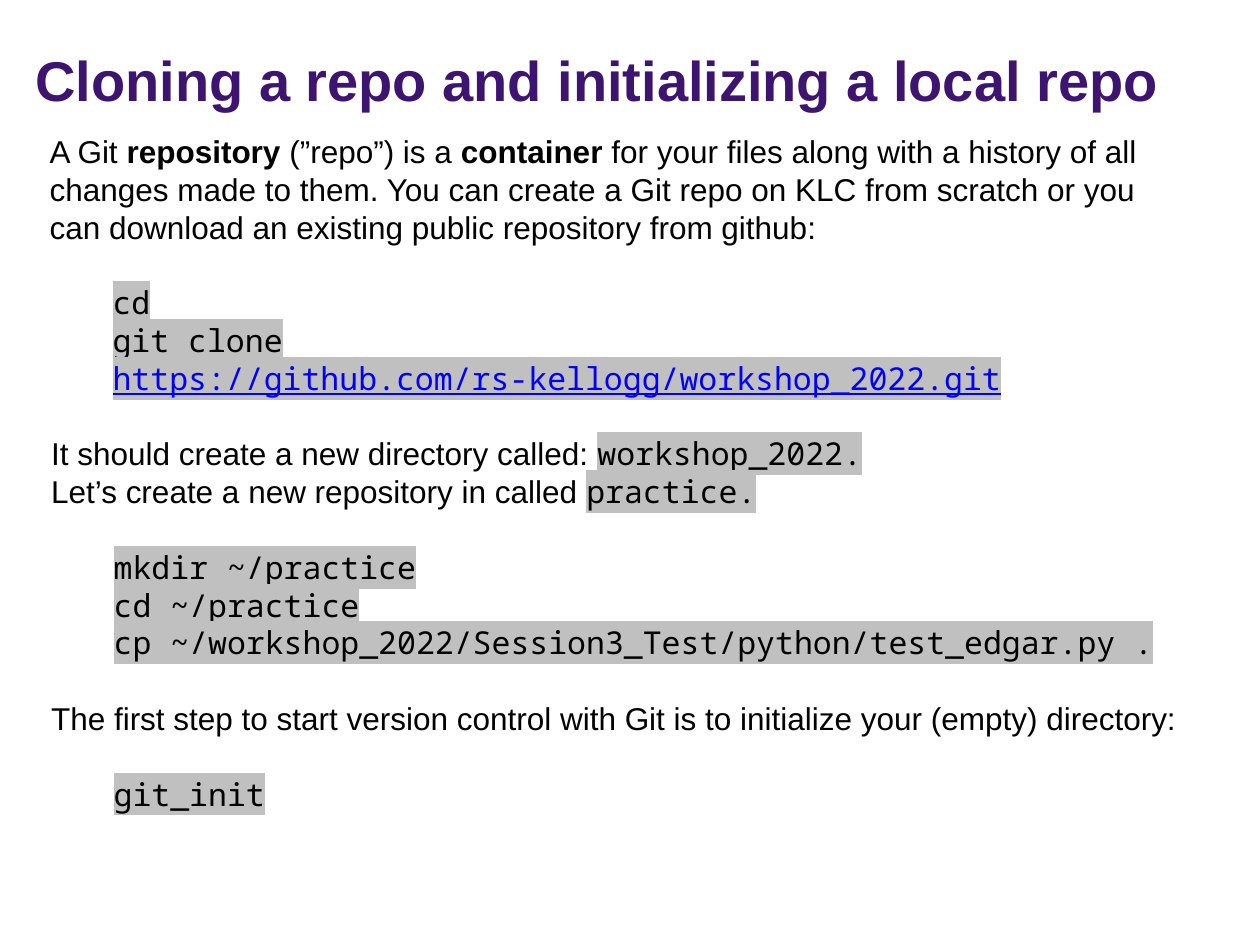
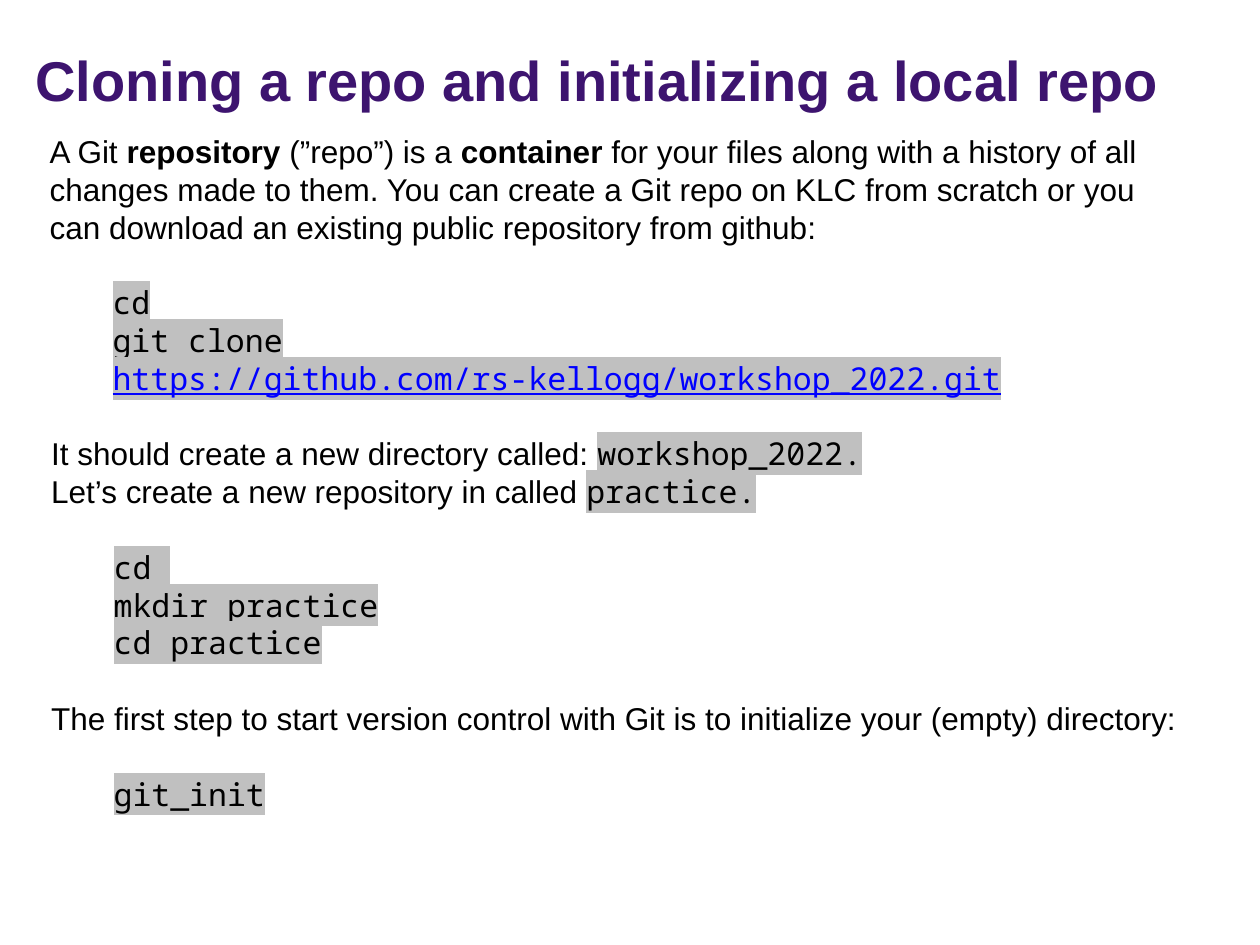
Before and after one commit to rs-kellogg/workshop_2022, a slide deck: slide 8 of Session5_Version_Control/2022_source_control.pptx. Drawn at 1260x945 pixels with LibreOffice and Linux fonts; fonts in the diff are those of the drawing; background and template pictures are left out. Boxes give left, top, right and bottom in pixels: in the first picture for what was removed or moved away, otherwise in the second. Text is boxed around its words. In the diff, an @@ line names an element or a change of style, - is before the commit and + after.

Commit message:
updating session 3 slides

```diff
--- a/Session5_Version_Control/2022_source_control.pptx
+++ b/Session5_Version_Control/2022_source_control.pptx
@@ text at [114,555,378,662]: text changed @@
-    mkdir ~/practice
-    cd ~/practice
-    cp ~/workshop_2022/Session3_Test/python/test_edgar.py .
+    cd
+    mkdir practice
+    cd practice
```
Also in this commit, not shown: 4 other slides changed, 1 other file.
